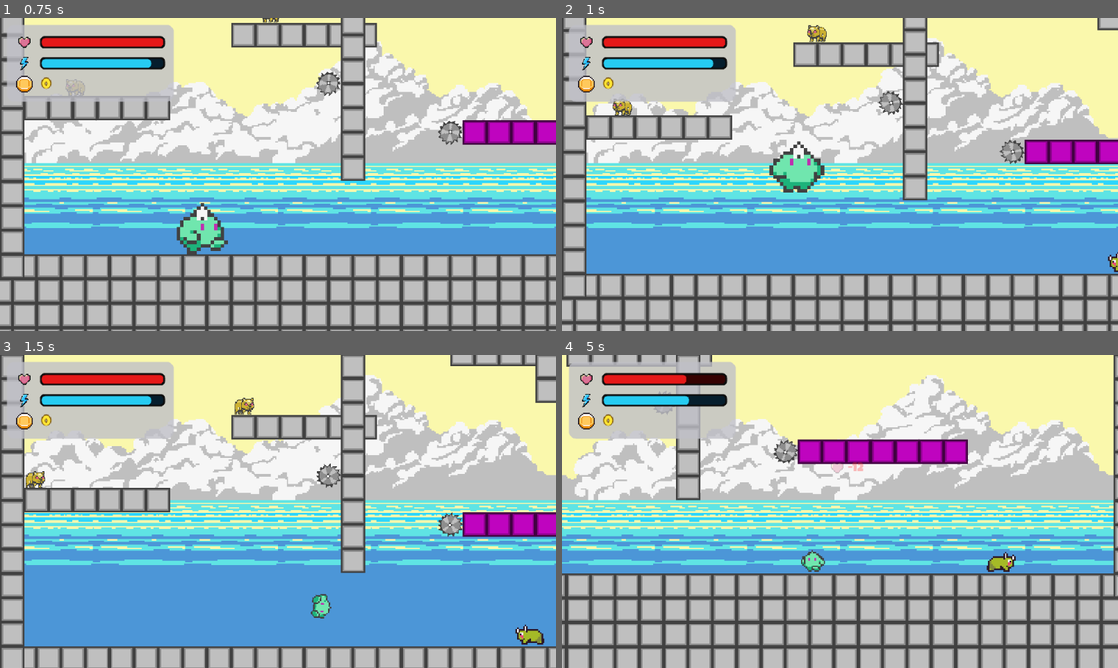
Above: before the commit, frames 1-4 (two rows, left to right).
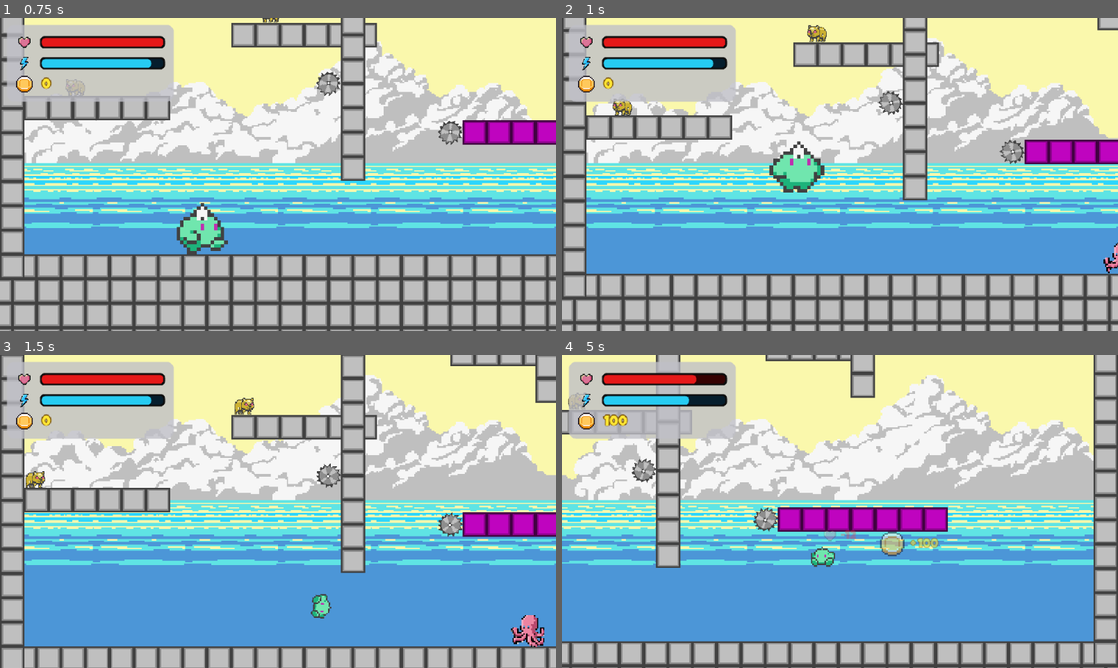
Above: after the commit, the same moments.

Repository: gavalanche87/puffle
Game: Godot game, scene res://scenes/VerticalTestScene.tscn
The game is run twice, just before and just after one commit, with the same random seed, the same clock (stepped at 60 frames per second) and the same inputs.
Inputs:
- Up to frame 1 (0.75 s): tap Enter (ui_accept) at 0.5 s; hold Right (ui_right) from 0.53 s (still down); tap Z (toggle_mode) at 0.6 s
- Up to frame 2 (1 s): keep holding Right (ui_right); tap Enter (ui_accept) at 0.77 s
- Up to frame 3 (1.5 s): keep holding Right (ui_right); tap Z (toggle_mode) at 1.35 s
- Up to frame 4 (5 s): tap Enter (ui_accept) at 1.52, 3.02, 3.77, 4.52 s; release Right (ui_right) at 2.03 s; hold Left (ui_left) 2.03-2.78 s; tap Z (toggle_mode) every 0.75 s from 2.1 to 4.35 s; hold Right (ui_right) 2.78-4.28 s; hold Left (ui_left) from 4.28 s (still down)

Frame 1 is identical in both runs. In frame 2, 0.1% of the frame differs, in the area x 97-100%, y 71-82%; in frame 3, 0.4%; in frame 4, 41%, in the area x 0-100%, y 0-100%.

Commit message:
Update Green Enemy to Octopus animation and remove unused enemy assets

Diff:
--- a/scenes/GreenEnemy.tscn
+++ b/scenes/GreenEnemy.tscn
@@ -1,26 +1,74 @@
 [gd_scene format=3 uid="uid://dnhg3sd3vvwvj"]
 
 [ext_resource type="Script" uid="uid://ds7v1inio53dw" path="res://scripts/enemy.gd" id="1"]
-[ext_resource type="Texture2D" uid="uid://d0eeqyuh6o28u" path="res://assets/enemies/green/green_enemy_walk_0.png" id="2"]
-[ext_resource type="Texture2D" uid="uid://dgaiomplob074" path="res://assets/enemies/green/green_enemy_walk_1.png" id="3"]
-[ext_resource type="Texture2D" uid="uid://idxe6kkuqurl" path="res://assets/enemies/green/green_enemy_walk_2.png" id="4"]
-[ext_resource type="Texture2D" uid="uid://cg8gq1u6lxqsx" path="res://assets/enemies/green/green_enemy_walk_3.png" id="5"]
+[ext_resource type="Texture2D" uid="uid://f767h5kliylu" path="res://assets/enemies/green/frame_000.png" id="3_hhaxu"]
+[ext_resource type="Texture2D" uid="uid://cv5rknj3loxde" path="res://assets/enemies/green/frame_001.png" id="4_ou8np"]
+[ext_resource type="Texture2D" uid="uid://c8m8jyn5hg7s1" path="res://assets/enemies/green/frame_002.png" id="5_j76y4"]
 [ext_resource type="PackedScene" path="res://scenes/EnemyDeath.tscn" id="6"]
+[ext_resource type="Texture2D" uid="uid://dsx2ns8in6p77" path="res://assets/enemies/green/frame_003.png" id="6_ngj74"]
+[ext_resource type="Texture2D" uid="uid://bb08a41k1h1uy" path="res://assets/enemies/green/frame_004.png" id="7_r1iab"]
+[ext_resource type="Texture2D" uid="uid://dq7mkpd432ro7" path="res://assets/enemies/green/frame_005.png" id="8_1lkbp"]
+[ext_resource type="Texture2D" uid="uid://djy71ytouvygu" path="res://assets/enemies/green/frame_006.png" id="9_qekth"]
+[ext_resource type="Texture2D" uid="uid://du0p5071sae12" path="res://assets/enemies/green/frame_007.png" id="10_6daaj"]
+[ext_resource type="Texture2D" uid="uid://dxo5u0pp8mrcq" path="res://assets/enemies/green/frame_008.png" id="11_rw3wv"]
+[ext_resource type="Texture2D" uid="uid://cl0uav7txv43e" path="res://assets/enemies/green/frame_009.png" id="12_27a3o"]
+[ext_resource type="Texture2D" uid="uid://bqwb27u3t3l7y" path="res://assets/enemies/green/frame_010.png" id="13_yldnb"]
+[ext_resource type="Texture2D" uid="uid://cp3634t02i2dl" path="res://assets/enemies/green/frame_011.png" id="14_ynjlr"]
+[ext_resource type="Texture2D" uid="uid://dyrie7188k70n" path="res://assets/enemies/green/frame_012.png" id="15_ha1ry"]
+[ext_resource type="Texture2D" uid="uid://cimjgeqyfjh83" path="res://assets/enemies/green/frame_013.png" id="16_fhymw"]
+[ext_resource type="Texture2D" uid="uid://bhpa6taixpqm0" path="res://assets/enemies/green/frame_014.png" id="17_5x8qk"]
+[ext_resource type="Texture2D" uid="uid://bf6i5lgwecv26" path="res://assets/enemies/green/frame_015.png" id="18_10sba"]
 
 [sub_resource type="SpriteFrames" id="1"]
 animations = [{
 "frames": [{
 "duration": 1.0,
-"texture": ExtResource("2")
+"texture": ExtResource("3_hhaxu")
 }, {
 "duration": 1.0,
-"texture": ExtResource("3")
+"texture": ExtResource("4_ou8np")
 }, {
 "duration": 1.0,
-"texture": ExtResource("4")
+"texture": ExtResource("5_j76y4")
 }, {
 "duration": 1.0,
-"texture": ExtResource("5")
+"texture": ExtResource("6_ngj74")
+}, {
+"duration": 1.0,
+"texture": ExtResource("7_r1iab")
+}, {
+"duration": 1.0,
+"texture": ExtResource("8_1lkbp")
+}, {
+"duration": 1.0,
+"texture": ExtResource("9_qekth")
+}, {
+"duration": 1.0,
+"texture": ExtResource("10_6daaj")
+}, {
+"duration": 1.0,
+"texture": ExtResource("11_rw3wv")
+}, {
+"duration": 1.0,
+"texture": ExtResource("12_27a3o")
+}, {
+"duration": 1.0,
+"texture": ExtResource("13_yldnb")
+}, {
+"duration": 1.0,
+"texture": ExtResource("14_ynjlr")
+}, {
+"duration": 1.0,
+"texture": ExtResource("15_ha1ry")
+}, {
+"duration": 1.0,
+"texture": ExtResource("16_fhymw")
+}, {
+"duration": 1.0,
+"texture": ExtResource("17_5x8qk")
+}, {
+"duration": 1.0,
+"texture": ExtResource("18_10sba")
 }],
 "loop": true,
 "name": &"walk",
@@ -28,7 +76,7 @@
 }]
 
 [sub_resource type="RectangleShape2D" id="RectangleShape2D_edw3h"]
-size = Vector2(26, 12.5)
+size = Vector2(17.955395, 21.138977)
 
 [node name="GreenEnemy" type="Area2D" unique_id=941687845]
 scale = Vector2(2, 2)
@@ -41,7 +89,7 @@
 animation = &"walk"
 
 [node name="CollisionShape2D" type="CollisionShape2D" parent="." unique_id=92035300]
-position = Vector2(16, 16)
+position = Vector2(15.601866, 14.73455)
 shape = SubResource("RectangleShape2D_edw3h")
 
 [node name="FloorCast" type="RayCast2D" parent="." unique_id=1399953146]
Binary file removed: assets/enemies/Enemy_Pastel_X.png
Binary file removed: assets/enemies/boss/boss.png
Binary file removed: assets/enemies/bunny/boss_bunny.png
Binary file removed: assets/enemies/frog/frog_sheet.png
Binary file removed: assets/enemies/frog/frog_sheet_green.png
Binary file added: assets/enemies/green/frame_000.png
Not shown, added: assets/enemies/green/frame_000.png.import
Binary file added: assets/enemies/green/frame_001.png
Not shown, changed: assets/enemies/green/frame_001.png.import
Binary file added: assets/enemies/green/frame_002.png
Not shown, changed: assets/enemies/green/frame_002.png.import
Binary file added: assets/enemies/green/frame_003.png
(and 31 more such lines)
